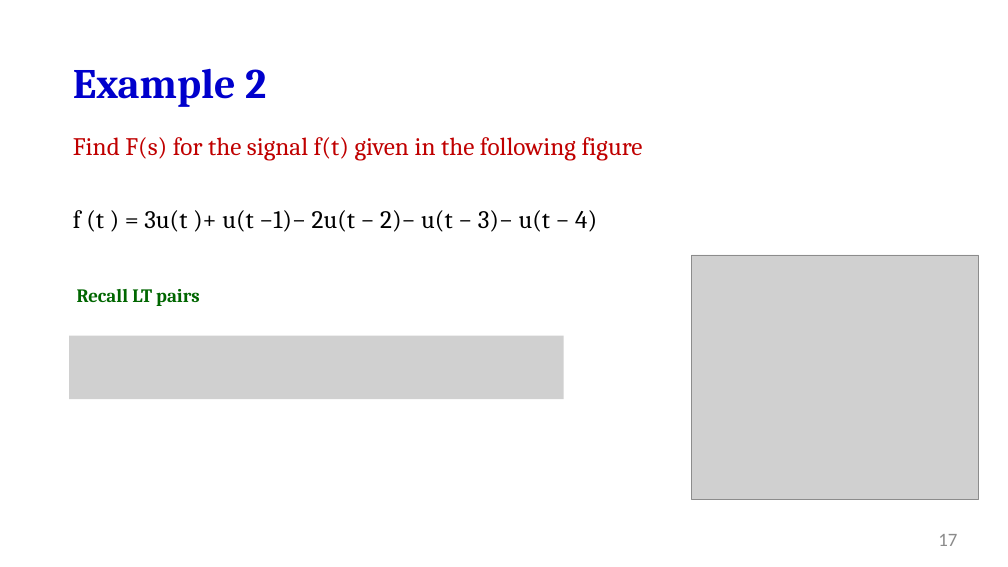
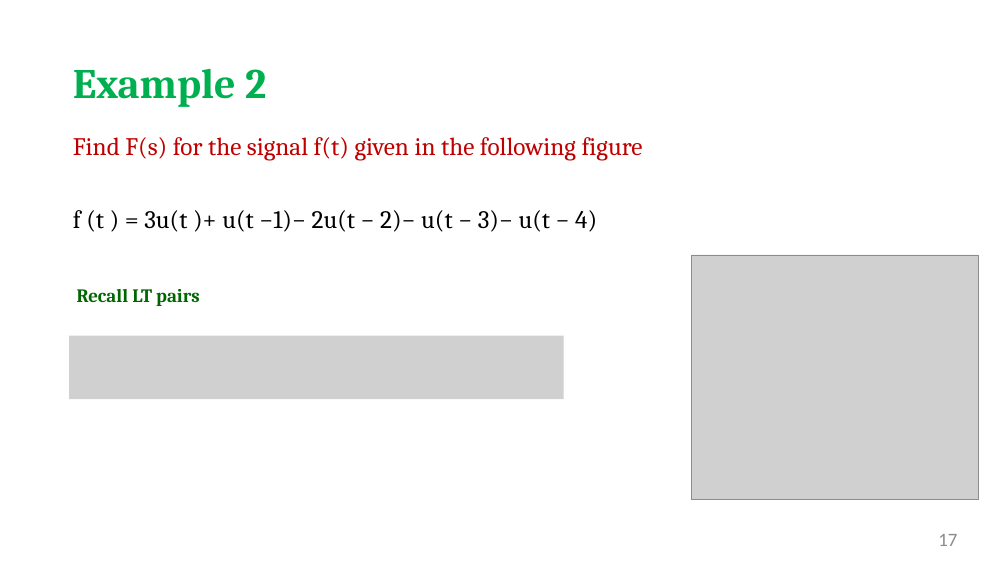
Before and after one commit to salmanrazzaq1993/AUM-WORK, a slide deck: slide 17 of PP WORK/Instructor Version/Week 2/Week 2 lecture 2 LT.pptx. Drawn at 1008x567 pixels with LibreOffice and Linux fonts; fonts in the diff are those of the drawing; grey boxes stand for pictures; background and template pictures are left out. Boxes give left, top, right and bottom in pixels: in the first picture for what was removed or moved away, otherwise in the second. Text is boxed around its words. In the diff, an @@ line names an element or a change of style, - is before the commit and + after.

```diff
--- a/PP WORK/Instructor Version/Week 2/Week 2 lecture 2 LT.pptx
+++ b/PP WORK/Instructor Version/Week 2/Week 2 lecture 2 LT.pptx
@@ text "Example 2" at [73,68,266,107]: text colour #0000CC to #00B050 @@
```
Also in this commit, not shown: 3 other slides changed, 1 slide added.
